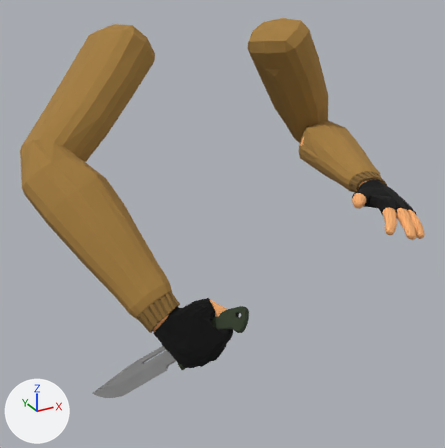
The Blender file FPS Game/Assets/Models/guns/Local_arms_knife.blend: old version first, new version second.
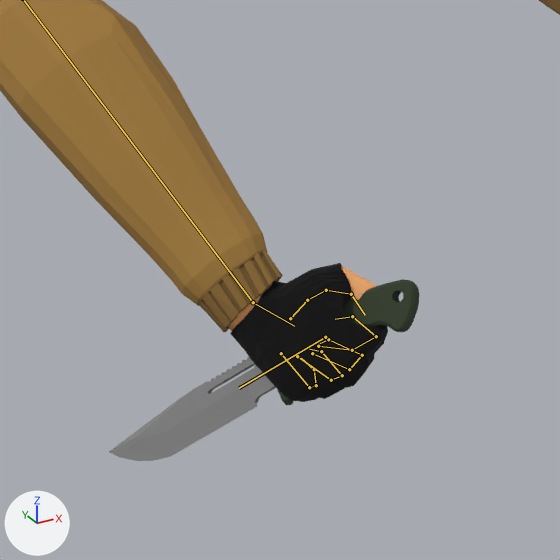
Old and new are each drawn whole from a camera (50 mm lens) standing at (-2.78, -5.45, 6.19) and looking at (-0.31, -0.95, 3.94) and again close up on the part from 8% to 72% of the width and 37% to 100% of the height. Every picture has the same lights, and +X, +Y and +Z are marked at lower left. Both versions are drawn at frame 160 of the action 'knife_armatureAction.001'; the numbers are the values there. The bones that bend it are drawn over the model as lines in the close-ups.
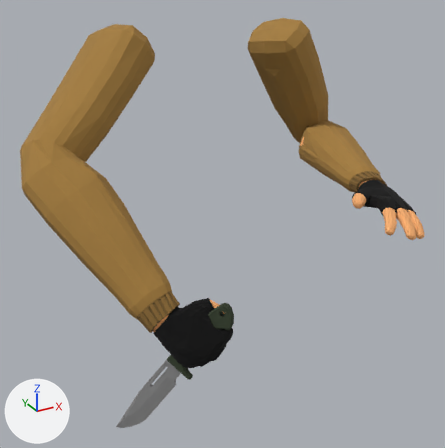
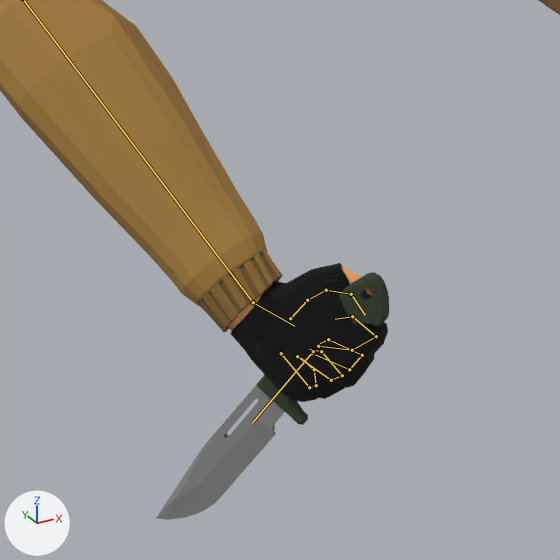
The change, as JSON lines over the scene's bpy script:
```json
{"block": "bone_root", "where": "bone_root = bpy.data.objects['knife_armature'].pose.bones['root']"}
{"op": "set", "path": "bone_root.location", "old": "(-0.074, -0.198, -0.064)", "new": "(0.093, 0.227, -0.078)"}
{"op": "set", "path": "bone_root.rotation_quaternion", "old": "(-0.966, 0.149, -0.199, 0.075)", "new": "(-0.999, 0.002, -0.033, -0.003)", "note": "degrees (-20, 21, -13) -> degrees (0, 4, 0)"}
```

What differs and where, as boxes (x1, y1, x2, y2) in the close-ups (560 x 560 px):
```json
{"object": "knife", "change": "posed", "before": [109, 279, 419, 461], "after": [156, 272, 389, 520], "on screen": "25% narrower, 36% taller"}
{"bone": "root", "before": "(325, 337) to (239, 388)", "after": "(313, 351) to (252, 423)"}
```
